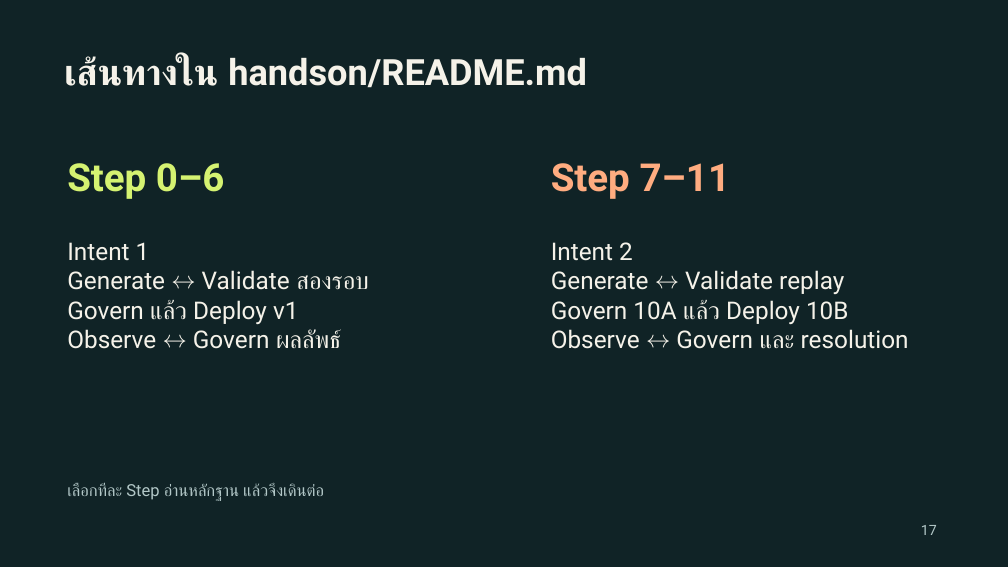
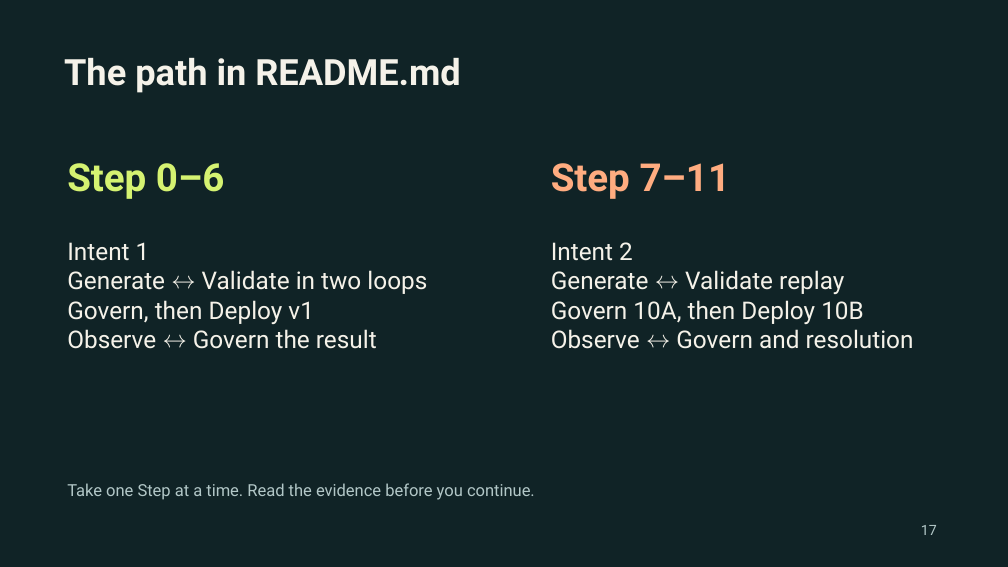
Before and after one commit to sdanutha/ADLC-in-Action, a slide deck: slide 17 of ADLC-in-Action.pptx. Drawn at 1008x567 pixels with LibreOffice and Linux fonts; fonts in the diff are those of the drawing. Boxes give left, top, right and bottom in pixels: in the first picture for what was removed or moved away, otherwise in the second. Text is boxed around its words. In the diff, an @@ line names an element or a change of style, - is before the commit and + after.

```diff
--- a/ADLC-in-Action.pptx
+++ b/ADLC-in-Action.pptx
@@ text at box(64, 58, 460, 93): text changed @@
-เส้นทางใน handson/README.md
+The path in README.md
@@ text at box(67, 270, 427, 349): text changed @@
-Generate ↔ Validate สองรอบ
-Govern แล้ว Deploy v1
-Observe ↔ Govern ผลลัพธ์
+Generate ↔ Validate in two loops
+Govern, then Deploy v1
+Observe ↔ Govern the result
@@ text at box(551, 300, 914, 349): text changed @@
-Govern 10A แล้ว Deploy 10B
-Observe ↔ Govern และ resolution
+Govern 10A, then Deploy 10B
+Observe ↔ Govern and resolution
@@ text at box(67, 483, 535, 500): text changed @@
-เลือกทีละ Step อ่านหลักฐาน แล้วจึงเดินต่อ
+Take one Step at a time. Read the evidence before you continue.
```
Also in this commit, not shown: 9 other slides changed, 8 slides added, 8 slides removed, 1 other file.
